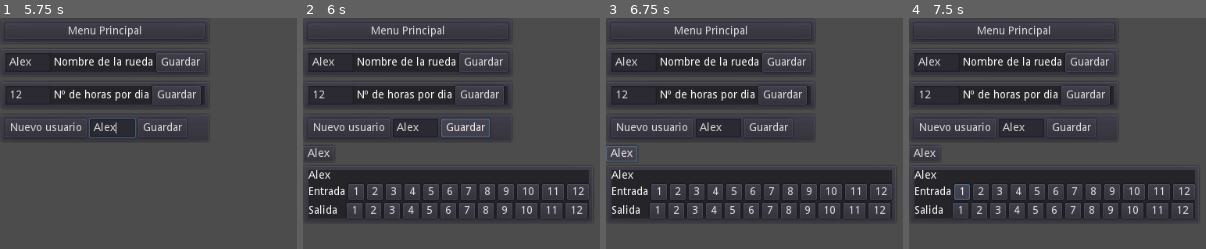
Above: before the commit, frames 1-4 (left to right).
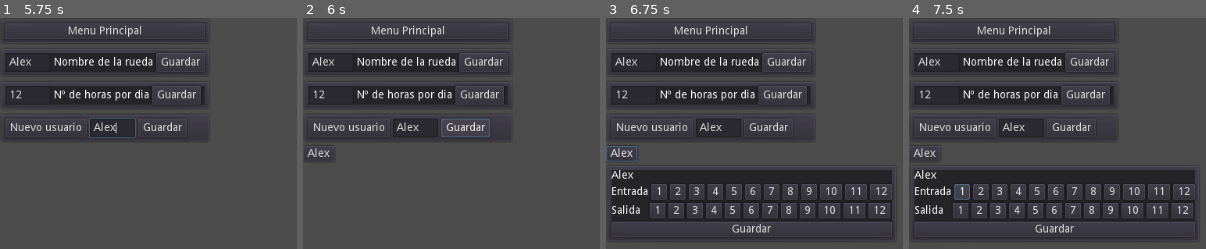
Above: after the commit, the same moments.

Repository: juanantoniogit/Rueda_v1.0
Game: Godot game, scene res://Menu principal/MenuPincipal.tscn
Same seed, same stepped clock (60 frames per second), same inputs: the game is played once before the commit and once after it.
Inputs (mouse positions are in pixels of both pictures, inside the frame that each line leads up to):
- Up to frame 1 (5.75 s): click "Nueva rueda" at 0.5 s; click (26, 61) at 1.27 s; type "Alex" at 1.35 s; click "Guardar" at 2 s; click (26, 94) at 2.77 s; type "12" at 2.85 s; click "Guardar" at 3.5 s; click "Nuevo usuario" at 4.25 s; click (112, 128) at 5.02 s; type "Alex" at 5.1 s
- Up to frame 2 (6 s): click "Guardar" at 5.75 s
- Up to frame 3 (6.75 s): click "Alex" at 6.5 s
- Up to frame 4 (7.5 s): click "1" at 7.25 s

Frame 1 is identical in both runs. In frame 2, 13% of the frame differs, in the area x 1-97%, y 65-88%; in frame 3, 2.3%; in frame 4, 2.3%.

Commit message:
Add files via upload

Diff:
--- /dev/null
+++ b/Configuracion/Boton de usuario/Boton de usuario.gd
@@ -0,0 +1,10 @@
+extends MarginContainer
+onready var boton = $Button
+
+
+func _on_Button_pressed():
+	get_parent().get_node("Config Usuario").show()
+	print(boton.name)
+	print(Global.Usuarios[boton.name])
+
+	pass
--- /dev/null
+++ b/Configuracion/Boton de usuario/Boton de usuario.tscn
@@ -0,0 +1,14 @@
+[gd_scene load_steps=2 format=2]
+
+[ext_resource path="res://Configuracion/Boton de usuario/Boton de usuario.gd" type="Script" id=1]
+
+[node name="Boton de usuario" type="MarginContainer"]
+anchor_right = 1.0
+anchor_bottom = 1.0
+script = ExtResource( 1 )
+
+[node name="Button" type="Button" parent="."]
+margin_right = 1024.0
+margin_bottom = 600.0
+[connection signal="button_up" from="Button" to="." method="_on_Button_button_up"]
+[connection signal="pressed" from="Button" to="." method="_on_Button_pressed"]
--- a/Configuracion/Configuracion.gd
+++ b/Configuracion/Configuracion.gd
@@ -1,9 +1,8 @@
 extends Control
 
-onready var user = load("res://Configuracion/configuracion de usuario/Config Usuario.tscn").instance()
 onready var confiUser = load("res://Configuracion/configuracion de usuario/Config Usuario.tscn")
 onready var MenuPrincipal = load("res://Menu principal/MenuPincipal.tscn").instance()
-
+onready var BotonUsuario = load("res://Configuracion/Boton de usuario/Boton de usuario.tscn")
 
 
 
@@ -31,7 +30,6 @@
 	pass
 func _on_guardar_pressed():
 	Global.NombreRueda = nombreRueda
-#	print (Global.NombreRueda)
 	pass
 #__________________________________Numero de horas del cuadrante
 var numHoras = 0
@@ -40,7 +38,6 @@
 	var regex = RegEx.new()
 	regex.compile("^[0-9]+$")
 	var result = regex.search(new_text)
-#	print(result)
 	if result == null:
 		$"VBoxContainer/Error ".show()
 #		print ("NO has escrito un numero")
@@ -48,7 +45,6 @@
 		numHoras = new_text
 		$"VBoxContainer/Error ".hide()
 		limiteHoras()
-#		print (new_text)
 	pass
 func limiteHoras():
 	if int(numHoras) > 24:
@@ -81,38 +77,18 @@
 	espacio.set_name("ContenedorUser-" + str(Global.numUser))
 	var contenedorUsers = "VBoxContainer/Usuarios/VBoxContainer/HBoxContainer/"
 	get_node(contenedorUsers).add_child(espacio)
-	#_________Instancio un boton con el nombre del nuevo usuario
-	var usuario = Button.new()
-	usuario.set_name(userName)
-	usuario.set_text(userName)
+	#_________Instancio la escena del boton de usuario con el nombre del nuevo usuario
 	var nombreEspacio = espacio.get_name()
-	get_node(str(contenedorUsers) + str(nombreEspacio)).add_child(usuario)
+	var nuevoBotonUser = BotonUsuario.instance()
+	get_node(str(contenedorUsers) + str(nombreEspacio)).add_child(nuevoBotonUser)
+	var botonUser = get_node(str(contenedorUsers) + str(nombreEspacio) + "/Boton de usuario/Button" )
+	botonUser.set_text(userName)
+	botonUser.set_name(userName)
 	#_________Instancia la configuracion de usuario en cada usuario
-	var nuevoBoton = (str(contenedorUsers) + str(nombreEspacio) + "/" + str(usuario.name))
 	var nuevaConfigUser = confiUser.instance()
 	get_node(str(contenedorUsers) + str(nombreEspacio)).add_child(nuevaConfigUser)
-#	get_node(str(contenedorUsers) + str(nombreEspacio) + "/Config Usuario").hide()
+	get_node(str(contenedorUsers) + str(nombreEspacio) + "/" + str(nuevaConfigUser.name)).hide()
+
 	#_________Almacena el usuario en el Global
 	Global.CrearUser()
-	var conectarUserFuncion = "conectarBoton" + str(userName)
-
-
-	#_________Conecta el boton instanciado con la funcion usuarioPressed
-	usuario.connect("pressed", self, conectarUserFuncion)
-
 	pass
-
-
-#__________________________________Conecta el boton del usuario con la configuracion del mismo
-#signal conectBotonConfigUser
-func conectarBotona():
-#	get_node(str(contenedorUsers) + str(nombreEspacio) + "/Config Usuario").show()
-#	print(.name)
-#	print(get_parent().get_node("Config Usuario"))
-#	print()
-#	print (userName)
-#	emit_signal("conectBotonConfigUser")
-#	print(get_node("VBoxContainer/Usuarios/VBoxContainer/HBoxContainer").get_children())
-#	var ruta = "/root/Configuracion/VBoxContainer/Usuarios/VBoxContainer/HBoxContainer"
-#	get_node(ruta).add_child(confiUser)
-	print ("pulsado por: " +str(userName))
--- a/Configuracion/Configuracion.tscn
+++ b/Configuracion/Configuracion.tscn
@@ -140,7 +140,6 @@
 margin_bottom = 38.0
 text = "--¡¡No puede haber mas de 24 horas al dia!!--"
 autowrap = true
-percent_visible = -0.027027
 
 [node name="NuevoUsuario" type="PanelContainer" parent="VBoxContainer"]
 editor/display_folded = true
--- a/Configuracion/configuracion de usuario/Config Usuario.gd
+++ b/Configuracion/configuracion de usuario/Config Usuario.gd
@@ -4,7 +4,7 @@
 onready var nombre = Global.nombreUser
 #var horaSalida = load("res://Configuracion/configuracion de usuario/Hora de salida/Hora de salida.tscn").instance()
 #var horaEntrada = load("res://Configuracion/configuracion de usuario/Hora de entrada/Hora de entrada.tscn").instance()
-
+var a = null
 func _ready():
 	horasEntrada()
 	horasSalida()
@@ -19,10 +19,13 @@
 		BotonEntrada.set_text(str(i+1))
 		BotonEntrada.set_name(str(i+1))
 		$PanelContainer/HBoxContainer/entrada.add_child(BotonEntrada)
-		var funcionName = "horaEntradaSelec" + str(i+1)
-		BotonEntrada.connect("pressed", self, funcionName)
+		BotonEntrada.connect("pressed", self, "horaEntradaSelect",[i+1])
 	pass
-	#__________________________________Establece el nº de botones segun nº horas salida
+	#_________
+func horaEntradaSelect(i):
+	print ("holaEntrada" +str(i))
+	pass
+#__________________________________Establece el nº de botones segun nº horas salida
 func horasSalida():
 	for i in range (horas):
 		var BotonSalida = Button.new()
@@ -30,166 +33,20 @@
 		BotonSalida.set_name(str(i+1))
 		$PanelContainer/HBoxContainer/salida.add_child(BotonSalida)
 		var funcionName = "horaSalidaSelec" + str(i+1)
-		BotonSalida.connect("pressed", self, funcionName)
+		BotonSalida.connect("pressed", self, "horaSalidaSelect",[i+1])
 	pass
-
+func horaSalidaSelect(i):
+	print ("holaSalida" +str(i))
+	pass
 #__________________________________Pone el nombre del usuario a editar
 func Nombre():
 	$PanelContainer/HBoxContainer/Nombre.set_text(nombre)
 
 	pass
 
-#func _process(delta):
-#	$"/root/Configuracion".connect("conectBotonConfigUser", self, "Usuario")
 
 func Usuario():
 	print ("usuario")
-
-#__________________________________funciones para los botones de seleccion de hora
-#__________________________________de salida y de entrada
-#_________________________Entrada
-func horaEntradaSelec1():
-	print ("1 hora Entrada")
+func _on_Guardar_pressed():
+	$".".hide()
 	pass
-func horaEntradaSelec2():
-	print ("2 hora Entrada")
-	pass
-func horaEntradaSelec3():
-	print ("3 hora Entrada")
-	pass
-func horaEntradaSelec4():
-	print ("4 hora Entrada")
-	pass
-func horaEntradaSelec5():
-	print ("5 hora Entrada")
-	pass
-func horaEntradaSelec6():
-	print ("6 hora Entrada")
-	pass
-func horaEntradaSelec7():
-	print ("7 hora Entrada")
-	pass
-func horaEntradaSelec8():
-	print ("8 hora Entrada")
-	pass
-func horaEntradaSelec9():
-	print ("9 hora Entrada")
-	pass
-func horaEntradaSelec10():
-	print ("10 hora Entrada")
-	pass
-func horaEntradaSelec11():
-	print ("11 hora Entrada")
-	pass
-func horaEntradaSelec12():
-	print ("12 hora Entrada")
-	pass
-func horaEntradaSelec13():
-	print ("13 hora Entrada")
-	pass
-func horaEntradaSelec14():
-	print ("14 hora Entrada")
-	pass
-func horaEntradaSelec15():
-	print ("15 hora Entrada")
-	pass
-func horaEntradaSelec16():
-	print ("16 hora Entrada")
-	pass
-func horaEntradaSelec17():
-	print ("17 hora Entrada")
-	pass
-func horaEntradaSelec18():
-	print ("18 hora Entrada")
-	pass
-func horaEntradaSelec19():
-	print ("19 hora Entrada")
-	pass
-func horaEntradaSelec20():
-	print ("20 hora Entrada")
-	pass
-func horaEntradaSelec21():
-	print ("21 hora Entrada")
-	pass
-func horaEntradaSelec22():
-	print ("22 hora Entrada")
-	pass
-func horaEntradaSelec23():
-	print ("23 hora Entrada")
-	pass
-func horaEntradaSelec24():
-	print ("24 hora Entrada")
-	pass
-	#_________________________Salida
-func horaSalidaSelec1():
-	print ("1 hora Salida")
-	pass
-func horaSalidaSelec2():
-	print ("2 hora Salida")
-	pass
-func horaSalidaSelec3():
-	print ("3 hora Salida")
-	pass
-func horaSalidaSelec4():
-	print ("4 hora Salida")
-	pass
-func horaSalidaSelec5():
-	print ("5 hora Salida")
-	pass
-func horaSalidaSelec6():
-	print ("6 hora Salida")
-	pass
-func horaSalidaSelec7():
-	print ("7 hora Salida")
-	pass
-func horaSalidaSelec8():
-	print ("8 hora Salida")
-	pass
-func horaSalidaSelec9():
-	print ("9 hora Salida")
-	pass
-func horaSalidaSelec10():
-	print ("10 hora Salida")
-	pass
-func horaSalidaSelec11():
-	print ("11 hora Salida")
-	pass
-func horaSalidaSelec12():
-	print ("12 hora Salida")
-	pass
-func horaSalidaSelec13():
-	print ("13 hora Salida")
-	pass
-func horaSalidaSelec14():
-	print ("14 hora Salida")
-	pass
-func horaSalidaSelec15():
-	print ("15 hora Salida")
-	pass
-func horaSalidaSelec16():
-	print ("16 hora Salida")
-	pass
-func horaSalidaSelec17():
-	print ("17 hora Salida")
-	pass
-func horaSalidaSelec18():
-	print ("18 hora Salida")
-	pass
-func horaSalidaSelec19():
-	print ("19 hora Salida")
-	pass
-func horaSalidaSelec20():
-	print ("20 hora Salida")
-	pass
-func horaSalidaSelec21():
-	print ("21 hora Salida")
-	pass
-func horaSalidaSelec22():
-	print ("22 hora Salida")
-	pass
-func horaSalidaSelec23():
-	print ("23 hora Salida")
-	pass
-func horaSalidaSelec24():
-	print ("24 hora Salida")
-	pass
--- a/Configuracion/configuracion de usuario/Config Usuario.tscn
+++ b/Configuracion/configuracion de usuario/Config Usuario.tscn
@@ -14,23 +14,23 @@
 [node name="Panel" type="Panel" parent="PanelContainer"]
 margin_left = 7.0
 margin_top = 7.0
-margin_right = 54.0
-margin_bottom = 57.0
+margin_right = 69.0
+margin_bottom = 81.0
 
 [node name="HBoxContainer" type="VBoxContainer" parent="PanelContainer"]
 margin_left = 7.0
 margin_top = 7.0
-margin_right = 54.0
-margin_bottom = 57.0
+margin_right = 69.0
+margin_bottom = 81.0
 
 [node name="Nombre" type="Label" parent="PanelContainer/HBoxContainer"]
-margin_right = 47.0
+margin_right = 62.0
 margin_bottom = 14.0
 text = "Juan"
 
 [node name="entrada" type="HBoxContainer" parent="PanelContainer/HBoxContainer"]
 margin_top = 18.0
-margin_right = 47.0
+margin_right = 62.0
 margin_bottom = 32.0
 
 [node name="Entrada" type="Label" parent="PanelContainer/HBoxContainer/entrada"]
@@ -39,11 +39,19 @@
 text = "Entrada"
 
 [node name="salida" type="HBoxContainer" parent="PanelContainer/HBoxContainer"]
+editor/display_folded = true
 margin_top = 36.0
-margin_right = 47.0
+margin_right = 62.0
 margin_bottom = 50.0
 
 [node name="Salida" type="Label" parent="PanelContainer/HBoxContainer/salida"]
 margin_right = 45.0
 margin_bottom = 14.0
 text = "Salida  "
+
+[node name="Guardar" type="Button" parent="PanelContainer/HBoxContainer"]
+margin_top = 54.0
+margin_right = 62.0
+margin_bottom = 74.0
+text = "Guardar"
+[connection signal="pressed" from="PanelContainer/HBoxContainer/Guardar" to="." method="_on_Guardar_pressed"]
